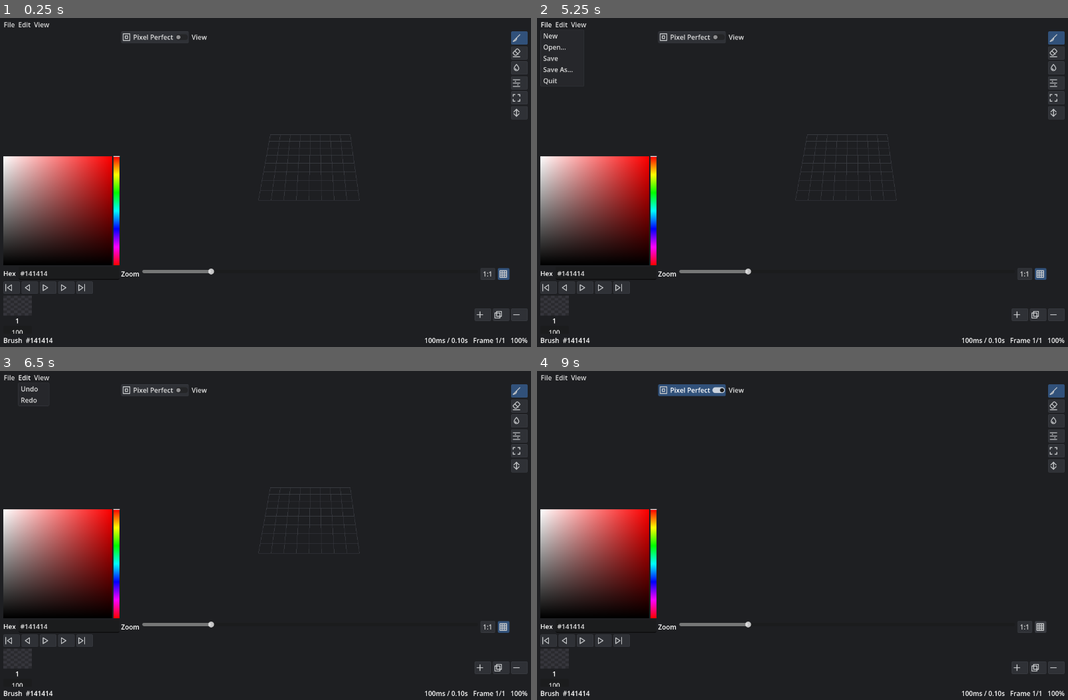
Above: before the commit, frames 1-4 (two rows, left to right).
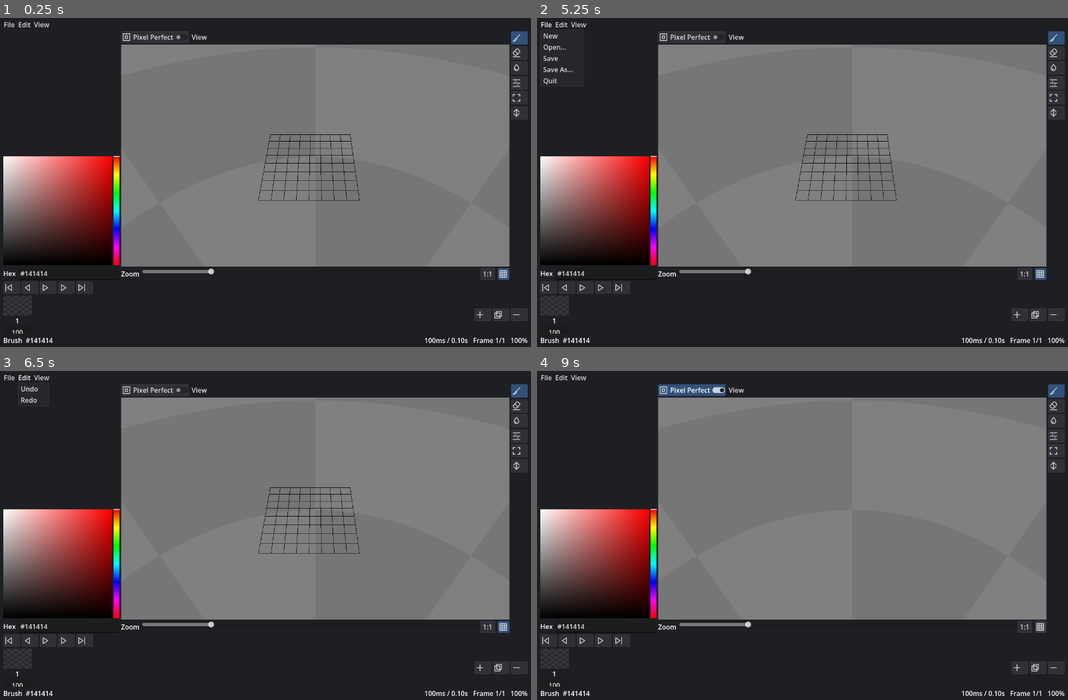
Above: after the commit, the same moments.

Repository: LeonardMeagher2/LVE
Game: Godot game, scene res://ui/main.tscn
Two runs of this game, one before a commit and one after it. Both use one fixed random seed, a clock stepped at 60 frames per second and the inputs below.
Inputs (mouse positions are in pixels of both pictures, inside the frame that each line leads up to):
- Up to frame 1 (0.25 s): no input
- Up to frame 2 (5.25 s): click (547, 287) at 0.5 s; click (547, 287) at 1.25 s; click (584, 287) at 2 s; click (584, 287) at 2.75 s; click (600, 287) at 3.5 s; click (600, 287) at 4.25 s; click "File" at 5 s
- Up to frame 3 (6.5 s): click "Edit" at 5.75 s
- Up to frame 4 (9 s): click "View" at 6.5 s; click "Pixel Perfect" at 7.25 s; click "1:1" at 8 s; click (1041, 627) at 8.75 s

The runs differ from the first frame. In frame 1, 49% of the frame differs, in the area x 22-96%, y 8-76%; in frame 2, 49%; in frame 3, 49%; in frame 4, 49%.

Commit message:
Add a sky background and darken the grid
The editor uses a checkerboard sky texture for the viewport background.
The grid material gets a depth draw and a darker color. The voxel
material gets a stencil outline.

Diff:
--- a/viewport/viewport.tscn
+++ b/viewport/viewport.tscn
@@ -1,6 +1,7 @@
 [gd_scene format=3 uid="uid://cym1t8k348a6p"]
 
 [ext_resource type="Script" uid="uid://du77xivee1ktw" path="res://viewport/editor_viewport.gd" id="1_viewport"]
+[ext_resource type="Texture2D" uid="uid://cmfirdobdfgqh" path="res://ui/Checker.png" id="2_m8cgj"]
 [ext_resource type="Script" uid="uid://ckr0dxpaq0xrc" path="res://viewport/viewport_container.gd" id="2_panel"]
 [ext_resource type="Script" uid="uid://gwfmh64wiyx0" path="res://viewport/camera_rig.gd" id="3_camera"]
 [ext_resource type="Script" uid="uid://d3i6vt2reee27" path="res://viewport/voxel_renderer.gd" id="4_voxels"]
@@ -8,16 +9,26 @@
 [ext_resource type="Script" uid="uid://ba28f277f4w0n" path="res://viewport/selection_overlay.gd" id="6_selection"]
 [ext_resource type="Script" uid="uid://baghrya6g6rga" path="res://viewport/playback_animator.gd" id="7_playback"]
 
+[sub_resource type="PanoramaSkyMaterial" id="PanoramaSkyMaterial_ksrty"]
+panorama = ExtResource("2_m8cgj")
+filter = false
+
+[sub_resource type="Sky" id="Sky_lgly7"]
+sky_material = SubResource("PanoramaSkyMaterial_ksrty")
+
 [sub_resource type="Environment" id="Environment_env"]
-background_mode = 1
+background_mode = 2
 background_color = Color(0.118, 0.122, 0.133, 1)
+background_canvas_max_layer = -1
+sky = SubResource("Sky_lgly7")
 ambient_light_source = 2
-ambient_light_color = Color(0.55, 0.57, 0.62, 1)
+ambient_light_color = Color(0.54901963, 0.5686275, 0.61960787, 1)
 ambient_light_energy = 1.2
 
 [sub_resource type="StandardMaterial3D" id="StandardMaterial3D_grid"]
+depth_draw_mode = 2
 shading_mode = 0
-albedo_color = Color(0.22745098, 0.23529412, 0.25882354, 1)
+albedo_color = Color(0.07284262, 0.072842635, 0.072842605, 1)
 
 [sub_resource type="StandardMaterial3D" id="StandardMaterial3D_j71j0"]
 shading_mode = 0
@@ -27,6 +38,9 @@
 diffuse_mode = 1
 specular_mode = 2
 vertex_color_use_as_albedo = true
+stencil_flags = 2
+stencil_color = Color(1, 1, 1, 1)
+stencil_outline_thickness = 0.025
 
 [sub_resource type="BoxMesh" id="BoxMesh_j71j0"]
 material = SubResource("StandardMaterial3D_voxels")
@@ -82,7 +96,6 @@
 script = ExtResource("7_playback")
 
 [node name="AnimationPlayer" type="AnimationPlayer" parent="Viewport/Editor/Playback" unique_id=1219488223]
-root_node = NodePath("../..")
 
 [node name="Voxels" type="MultiMeshInstance3D" parent="Viewport/Editor" unique_id=1816863498]
 multimesh = SubResource("MultiMesh_voxels")
Binary file added: ui/Checker.png
Not shown, added: ui/Checker.png.import
